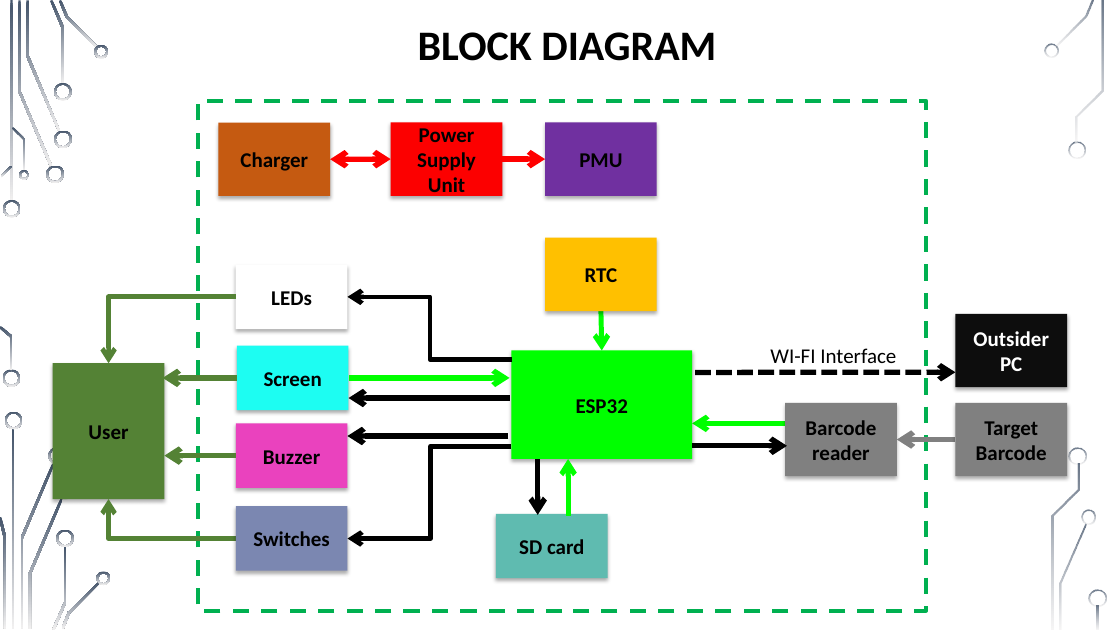
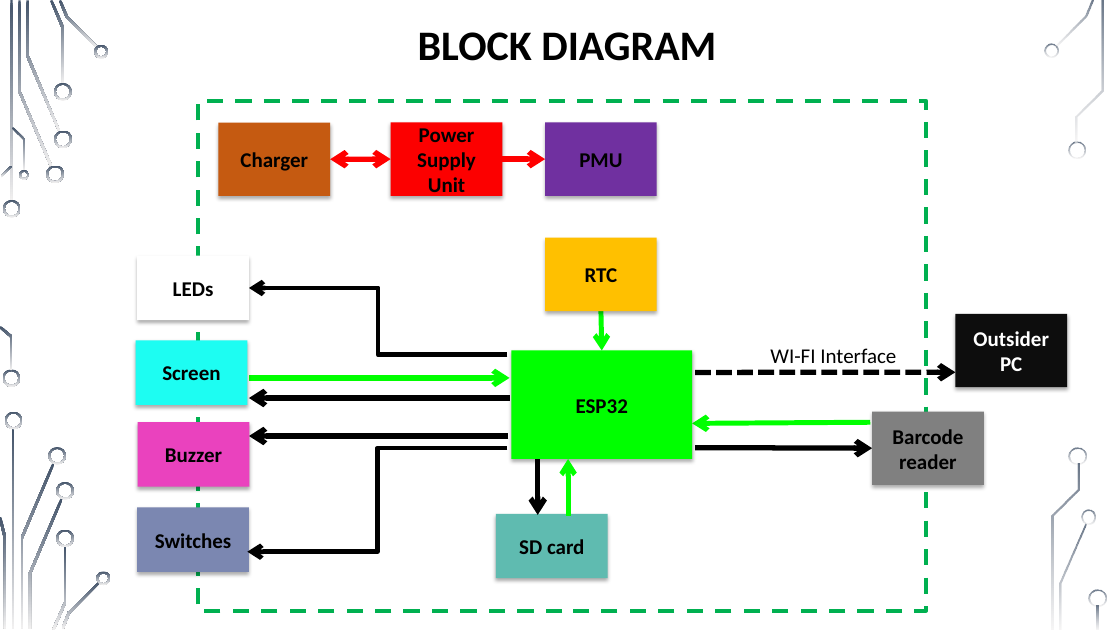
Before and after one commit to muhammad0bi/Technion_044167_E.E._project_A_IOT-Barcode_cheker, a slide deck: slide 7 of Presntations/Midterm presentation IOT Barcode checker 7681.pptx. Drawn at 1120x630 pixels with LibreOffice and Linux fonts; fonts in the diff are those of the drawing; background and template pictures are left out. Boxes give left, top, right and bottom in pixels: in the first picture for what was removed or moved away, otherwise in the second. Text is boxed around its words. In the diff, an @@ line names an element or a change of style, - is before the commit and + after.

```diff
--- a/Presntations/Midterm presentation IOT Barcode checker 7681.pptx
+++ b/Presntations/Midterm presentation IOT Barcode checker 7681.pptx
@@ rectangle "LEDs": place and size @@
-rectangle "LEDs" at bbox=[236, 265, 348, 329]
+rectangle "LEDs" at bbox=[137, 255, 249, 320]
@@ elbow arrow removed from (236, 297) to (108, 363) @@
@@ elbow arrow moved from (513, 360) - (348, 297) to (507, 355) - (249, 288) @@
@@ rectangle "Screen": place and size @@
-rectangle "Screen" at bbox=[237, 346, 349, 411]
+rectangle "Screen" at bbox=[135, 340, 247, 405]
@@ rectangle removed at bbox=[53, 363, 165, 499] @@
-User
@@ arrow removed from (237, 378) to (163, 378) @@
@@ arrow moved from (510, 378) - (349, 378) to (510, 378) - (249, 378) @@
@@ arrow moved from (510, 398) - (349, 398) to (510, 398) - (249, 398) @@
@@ rectangle "Barcode reader": place and size @@
-rectangle "Barcode reader" at bbox=[786, 403, 897, 476]
+rectangle "Barcode reader" at bbox=[872, 412, 984, 485]
@@ rectangle removed at bbox=[955, 403, 1067, 476] @@
-Target Barcode
@@ rectangle "Buzzer": place and size @@
-rectangle "Buzzer" at bbox=[236, 423, 348, 488]
+rectangle "Buzzer" at bbox=[138, 423, 250, 487]
@@ elbow arrow moved from (512, 446) - (348, 539) to (507, 449) - (247, 552) @@
@@ arrow moved from (508, 436) - (348, 436) to (508, 436) - (249, 436) @@
@@ arrow moved from (787, 423) - (692, 423) to (870, 423) - (692, 423) @@
@@ arrow moved from (692, 446) - (787, 446) to (696, 448) - (872, 449) @@
@@ arrow removed from (955, 439) to (897, 439) @@
@@ arrow removed from (236, 455) to (165, 455) @@
@@ elbow arrow removed from (236, 539) to (108, 499) @@
@@ rectangle "Switches": place and size @@
-rectangle "Switches" at bbox=[236, 507, 348, 571]
+rectangle "Switches" at bbox=[137, 507, 249, 572]
```
Also in this commit, not shown: 2 other slides changed.
